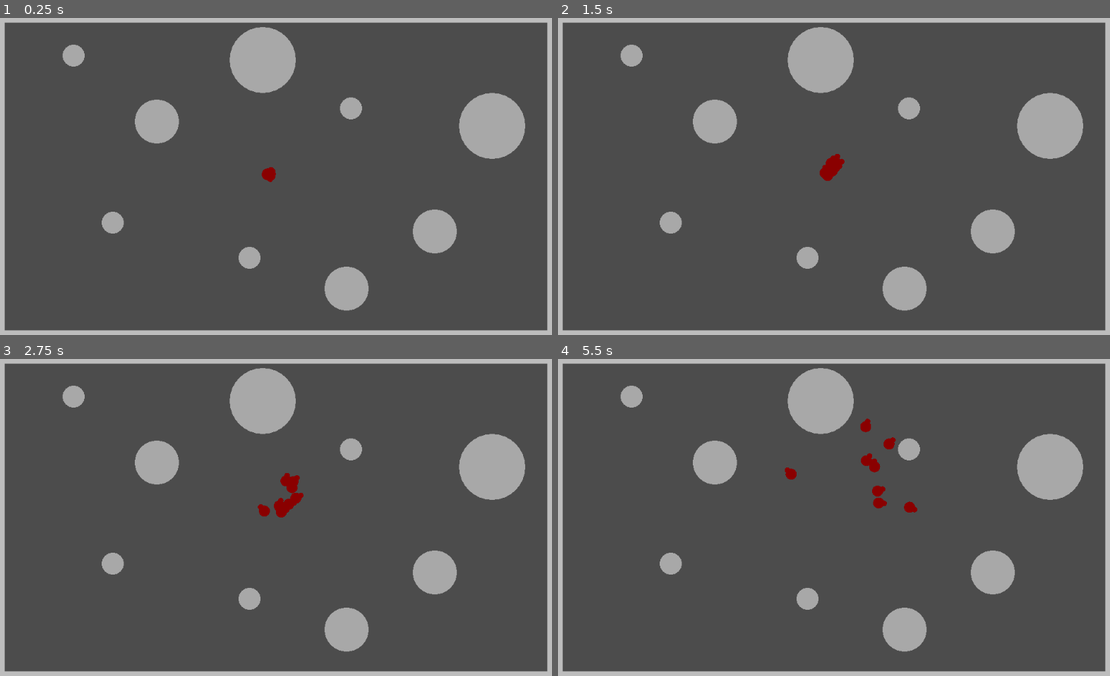
Above: before the commit, frames 1-4 (two rows, left to right).
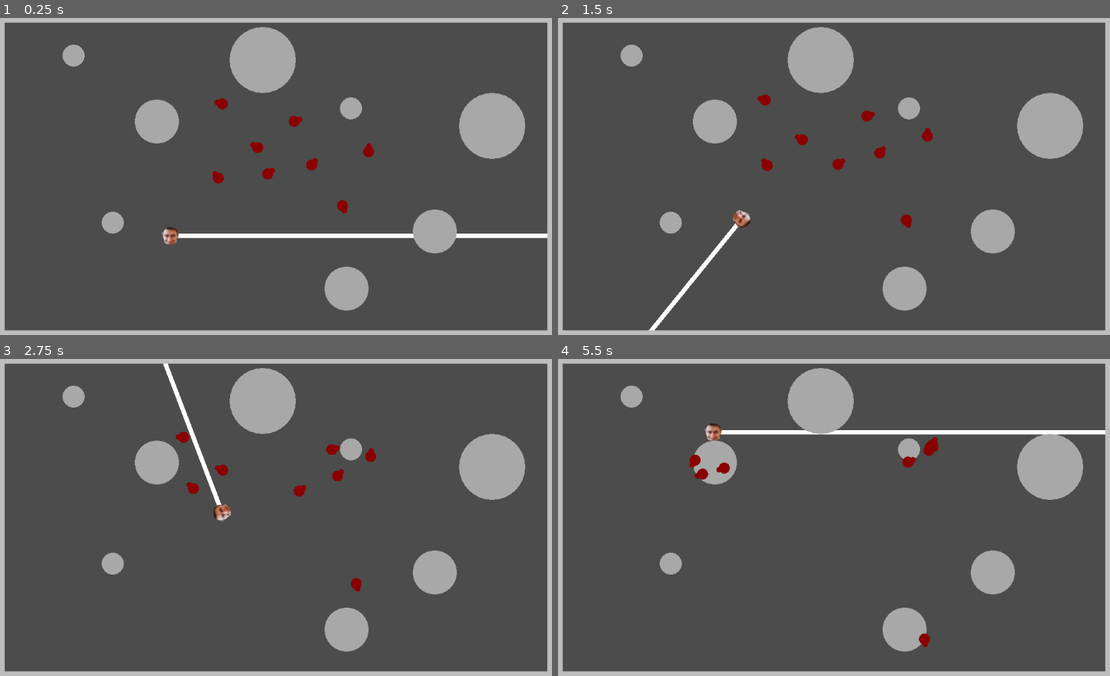
Above: after the commit, the same moments.

Repository: Nabiz/ZombieGameAI
Game: Godot game, scene res://Main.tscn
Two runs of this game, one before a commit and one after it. Both use one fixed random seed, a clock stepped at 60 frames per second and the inputs below.
Inputs:
- Up to frame 1 (0.25 s): no input
- Up to frame 2 (1.5 s): hold Right (ui_right) 0.53-1.28 s; hold Down (ui_down) from 1.28 s (still down)
- Up to frame 3 (2.75 s): release Down (ui_down) at 2.03 s; hold Right (ui_right) from 2.03 s (still down)
- Up to frame 4 (5.5 s): release Right (ui_right) at 2.78 s; hold Up (ui_up) 2.78-3.53 s; hold Left (ui_left) 3.53-5.03 s; hold Down (ui_down) from 5.03 s (still down)

The runs differ from the first frame. In frame 1, 1.8% of the frame differs, in the area x 29-100%, y 25-80%; in frame 2, 1.4%; in frame 3, 1.7%; in frame 4, 2.3%, in the area x 23-100%, y 18-91%.

Commit message:
add player, add hide

Diff:
--- a/ZombieGame/Main.tscn
+++ b/ZombieGame/Main.tscn
@@ -1,27 +1,36 @@
-[gd_scene load_steps=4 format=2]
+[gd_scene load_steps=5 format=2]
 
 [ext_resource path="res://Obstacle.tscn" type="PackedScene" id=1]
 [ext_resource path="res://Zombie.tscn" type="PackedScene" id=2]
 [ext_resource path="res://Wall.gd" type="Script" id=3]
+[ext_resource path="res://Player.tscn" type="PackedScene" id=4]
 
 [node name="Main" type="Node2D"]
 
-[node name="WallN" type="Node2D" parent="." groups=["Wall"]]
+[node name="WallN" type="Node2D" parent="." groups=[
+"Wall",
+]]
 script = ExtResource( 3 )
 size = Vector2( 1024, 20 )
 normal = Vector2( 0, 1 )
 
-[node name="WallS" type="Node2D" parent="." groups=["Wall"]]
+[node name="WallS" type="Node2D" parent="." groups=[
+"Wall",
+]]
 position = Vector2( 0, 580 )
 script = ExtResource( 3 )
 size = Vector2( 1024, 20 )
 normal = Vector2( 0, -1 )
 
-[node name="WallW" type="Node2D" parent="." groups=["Wall"]]
+[node name="WallW" type="Node2D" parent="." groups=[
+"Wall",
+]]
 script = ExtResource( 3 )
 size = Vector2( 20, 600 )
 
-[node name="WallE" type="Node2D" parent="." groups=["Wall"]]
+[node name="WallE" type="Node2D" parent="." groups=[
+"Wall",
+]]
 position = Vector2( 1004, 0 )
 script = ExtResource( 3 )
 size = Vector2( 20, 600 )
@@ -47,10 +56,6 @@
 position = Vector2( 296, 200 )
 radius = 40
 
-[node name="Obstacle6" parent="." instance=ExtResource( 1 )]
-position = Vector2( 464, 448 )
-radius = 20
-
 [node name="Obstacle7" parent="." instance=ExtResource( 1 )]
 position = Vector2( 488, 88 )
 radius = 60
@@ -67,22 +72,25 @@
 position = Vector2( 496, 296 )
 
 [node name="Zombie2" parent="." instance=ExtResource( 2 )]
-position = Vector2( 496, 296 )
+position = Vector2( 576, 280 )
 
 [node name="Zombie3" parent="." instance=ExtResource( 2 )]
-position = Vector2( 496, 296 )
+position = Vector2( 480, 248 )
 
 [node name="Zombie4" parent="." instance=ExtResource( 2 )]
-position = Vector2( 496, 296 )
+position = Vector2( 632, 352 )
 
 [node name="Zombie5" parent="." instance=ExtResource( 2 )]
-position = Vector2( 496, 296 )
+position = Vector2( 544, 200 )
 
 [node name="Zombie6" parent="." instance=ExtResource( 2 )]
-position = Vector2( 496, 296 )
+position = Vector2( 408, 304 )
 
 [node name="Zombie7" parent="." instance=ExtResource( 2 )]
-position = Vector2( 496, 296 )
+position = Vector2( 680, 256 )
 
 [node name="Zombie8" parent="." instance=ExtResource( 2 )]
-position = Vector2( 496, 296 )
+position = Vector2( 416, 168 )
+
+[node name="Player" parent="." instance=ExtResource( 4 )]
+position = Vector2( 320, 408 )
--- /dev/null
+++ b/ZombieGame/Player.gd
@@ -0,0 +1,22 @@
+extends Node2D
+
+
+var radius: int = 16
+var speed = 200
+var angle_speed = 3
+
+var laser
+
+func _ready():
+	#velocity = Vector2.ZERO
+	laser = $ColorRect
+
+func _physics_process(delta):
+	if Input.is_action_pressed("ui_right"):
+		rotation += delta * angle_speed
+	elif Input.is_action_pressed("ui_left"):
+		rotation -= delta * angle_speed
+	if Input.is_action_pressed("ui_up"):
+		position += Vector2.RIGHT.rotated(rotation) * speed * delta
+	elif Input.is_action_pressed("ui_down"):
+		position += Vector2.LEFT.rotated(rotation) * speed * delta
--- /dev/null
+++ b/ZombieGame/Player.tscn
@@ -0,0 +1,18 @@
+[gd_scene load_steps=3 format=2]
+
+[ext_resource path="res://Assets/player.png" type="Texture" id=1]
+[ext_resource path="res://Player.gd" type="Script" id=2]
+
+[node name="Player" type="Node2D"]
+z_index = -1
+script = ExtResource( 2 )
+
+[node name="ColorRect" type="ColorRect" parent="."]
+margin_top = -4.0
+margin_right = 1200.0
+margin_bottom = 4.0
+rect_pivot_offset = Vector2( 0, 4 )
+
+[node name="Sprite" type="Sprite" parent="."]
+scale = Vector2( 0.5, 0.5 )
+texture = ExtResource( 1 )
--- a/ZombieGame/SteeringBehaviors.gd
+++ b/ZombieGame/SteeringBehaviors.gd
@@ -23,7 +23,9 @@
 func calculate() -> Vector2:
 	#var seek = seek(Vector2(400, 700))
 	var wa = wall_avoidance(all_walls)
-	return wander() + 2*wa + 2*obstacle_avoidance(all_obstacles)
+#	return wander() + 2*wa + 2*obstacle_avoidance(all_obstacles)
+	var player = zombie.get_parent().get_node("Player")
+	return 10* wa + hide(player, all_obstacles)
 
 #SEEK
 func seek(target_position: Vector2) -> Vector2:
@@ -125,21 +127,21 @@
 	feelers.append((feeler_lenght*Vector2.UP).rotated(zombie.rotation) + zombie.position)
 	feelers.append((feeler_lenght*Vector2.DOWN).rotated(zombie.rotation) + zombie.position)
 
-func line_intersection(feeler, wall):
+func line_intersection(feeler, wall) -> bool:
 	if feeler.x > wall.position.x and feeler.x < wall.position.x + wall.size.x:
 		if feeler.y > wall.position.y and feeler.y < wall.position.y + wall.size.y:
 			return true
 	return false
 
-func wall_avoidance(walls):
+func wall_avoidance(walls) -> Vector2:
 	create_feelers()
 	var dist_to_this_ip: float = 10.0
 	var dist_to_closest_ip: float = 99999
 	var closest_wall: Wall = null
 
-	var steering_force: Vector2 = Vector2.ZERO;
-	var point: Vector2;
-	var closest_point: Vector2;
+	var steering_force: Vector2 = Vector2.ZERO
+	var point: Vector2
+	var closest_point: Vector2
 	for feeler in feelers:
 		for wall in walls:
 			if line_intersection(feeler, wall): #LINE INTERSECTION
@@ -152,3 +154,24 @@
 			var over_shoot = feeler - closest_point
 			steering_force = closest_wall.normal * over_shoot.length()
 	return steering_force
+
+#HIDE
+func get_hiding_position(pos_ob, radius_ob, pos_target) -> Vector2:
+	var distance_from_boundary: float = 25.0
+	var dist_away = radius_ob + distance_from_boundary
+	var to_ob: Vector2 = (pos_ob - pos_target).normalized()
+	return (to_ob * dist_away) + pos_ob
+
+func hide(target, obstacles) -> Vector2:
+	var dist_to_closest: float = 99999
+	var best_hiding_spot: Vector2
+
+	for obstacle in obstacles:
+		var hiding_spot = get_hiding_position(obstacle.position, obstacle.radius, target.position)
+		var dist = (hiding_spot - zombie.position).length_squared()
+		if dist < dist_to_closest:
+			dist_to_closest = dist
+			best_hiding_spot = hiding_spot
+	if dist_to_closest == 99999:
+		return evade(target)
+	return arrive(best_hiding_spot, Deceleration.fast)
Binary file added: ZombieGame/Assets/player.png
Not shown, added: ZombieGame/Assets/player.png.import
